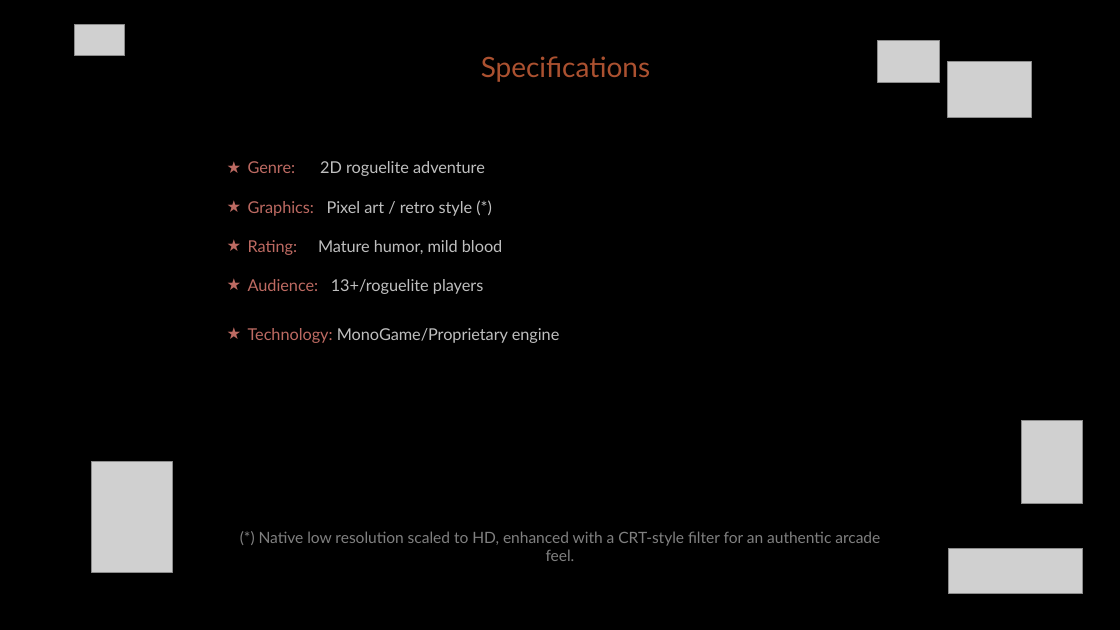
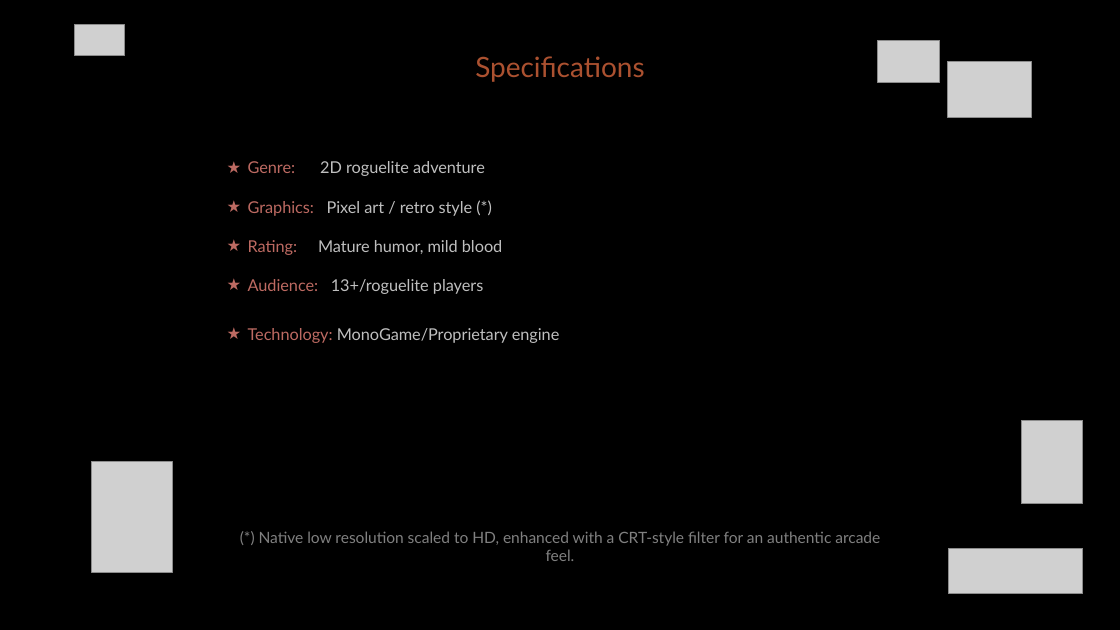
Before and after one commit to diegohcanepa/Remizione, a slide deck: slide 4 of Pitch Deck.pptx. Drawn at 1120x630 pixels with LibreOffice and Linux fonts; fonts in the diff are those of the drawing; grey boxes stand for pictures; background and template pictures are left out. Boxes give left, top, right and bottom in pixels: in the first picture for what was removed or moved away, otherwise in the second. Text is boxed around its words. In the diff, an @@ line names an element or a change of style, - is before the commit and + after.

```diff
--- a/Pitch Deck.pptx
+++ b/Pitch Deck.pptx
@@ text "Specifications": place and size @@
-text "Specifications" at box(481, 56, 650, 82)
+text "Specifications" at box(475, 56, 644, 82)
```
Also in this commit, not shown: 4 other slides changed, 11 other files.
